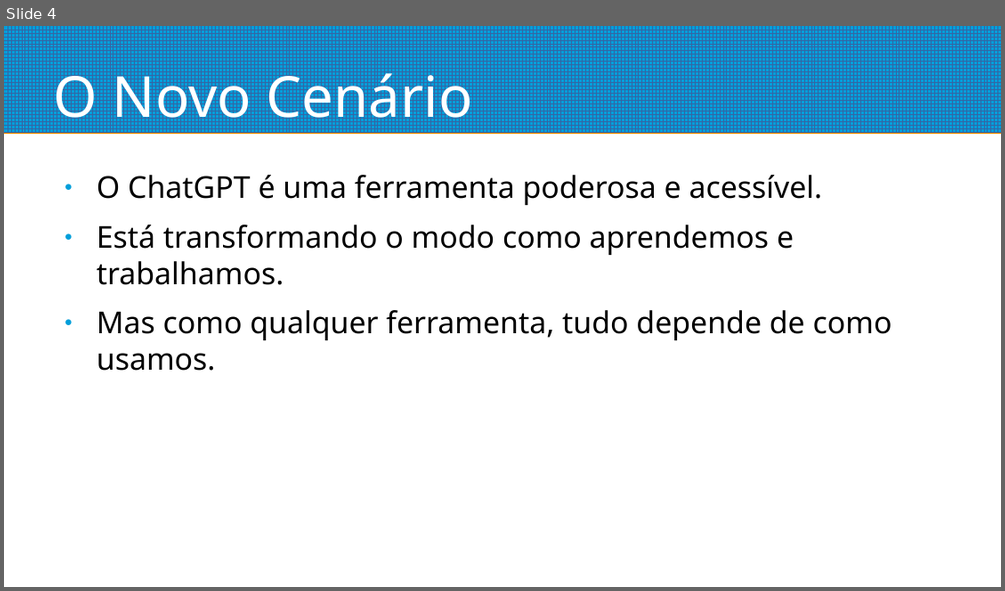
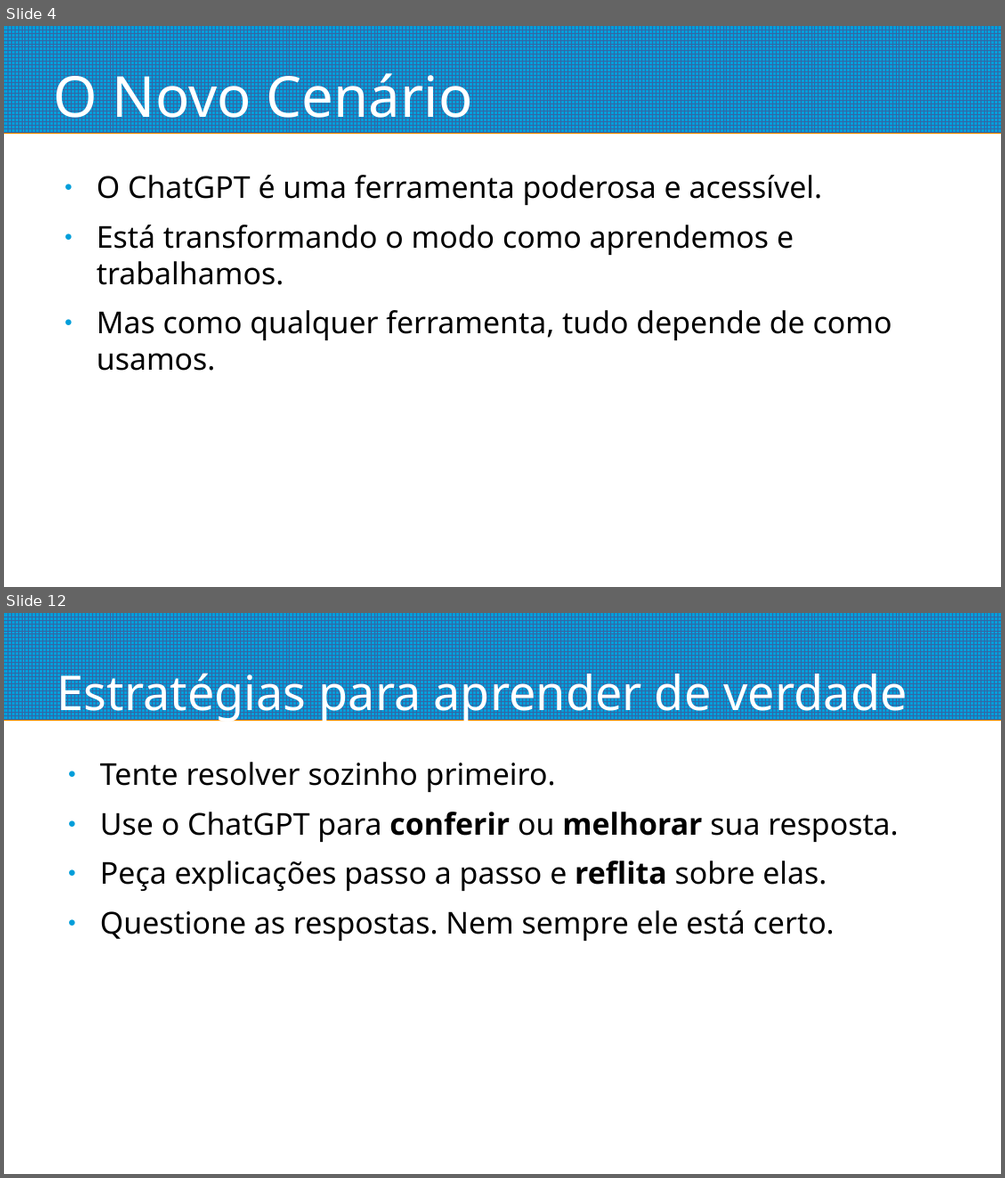
Before and after one commit to pedrosiqueira/ifmsjs, a slide deck: sveltekit-avançado/LLMs.odp. Shown one above the other, each under a label of ours: slide 4 before the commit, slides 4 and 12 after it; the slides between them are not shown. The pictures are 1005x591 and 1005x1178 pixels, drawn with LibreOffice and Linux fonts; fonts in the diff are those of the drawing. Boxes give left, top, right and bottom in pixels: in the first picture for what was removed or moved away, otherwise in the second. Text is boxed around its words. In the diff, an @@ line names an element or a change of style, - is before the commit and + after.

```diff
--- a/sveltekit-avançado/LLMs.odp
+++ b/sveltekit-avançado/LLMs.odp
@@ slide 12 added at (4,613,1001,1174), background #FFFFFF; not listed: 1 template element that a slide beside it also shows @@
@@ title added at (57,666,907,722), 38.2 pt, text #FFFFFF @@
+Estratégias para aprender de verdade
@@ text added at (100,762,898,941), 24 pt, text #000000 @@
+● Tente resolver sozinho primeiro.
+● Use o ChatGPT para conferir ou melhorar sua resposta.
+● Peça explicações passo a passo e reflita sobre elas.
+● Questione as respostas. Nem sempre ele está certo.
```
Also in this commit, not shown: 8 other slides added, 2 slides removed.
